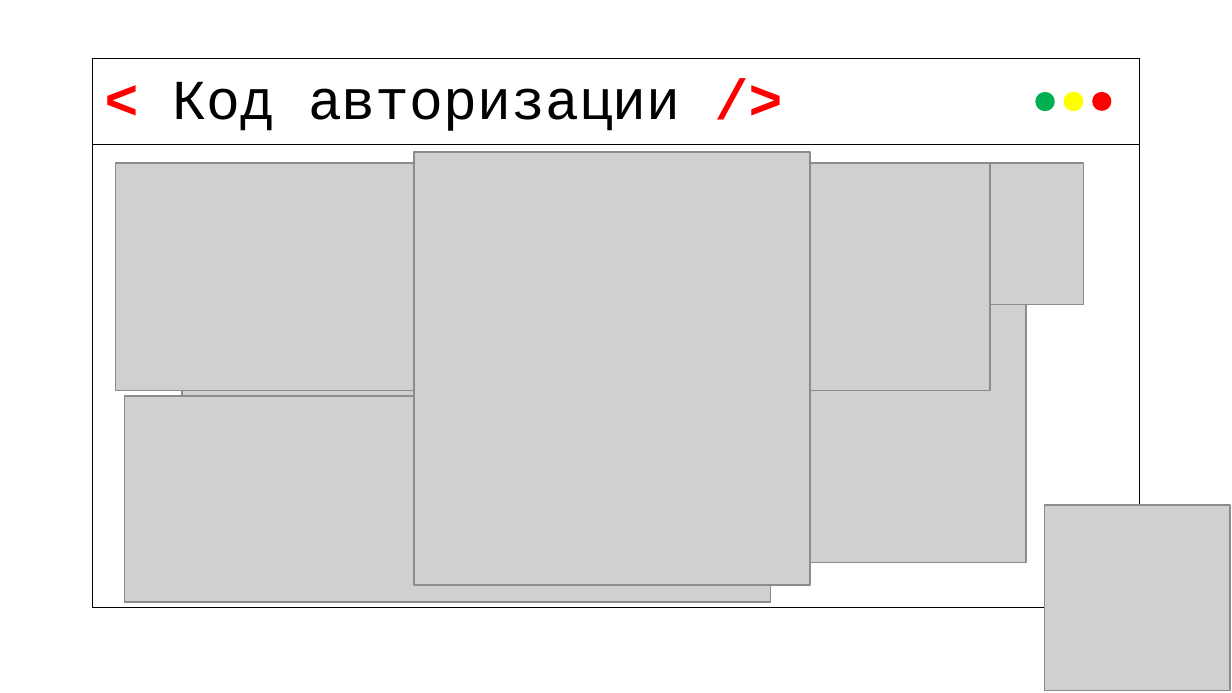
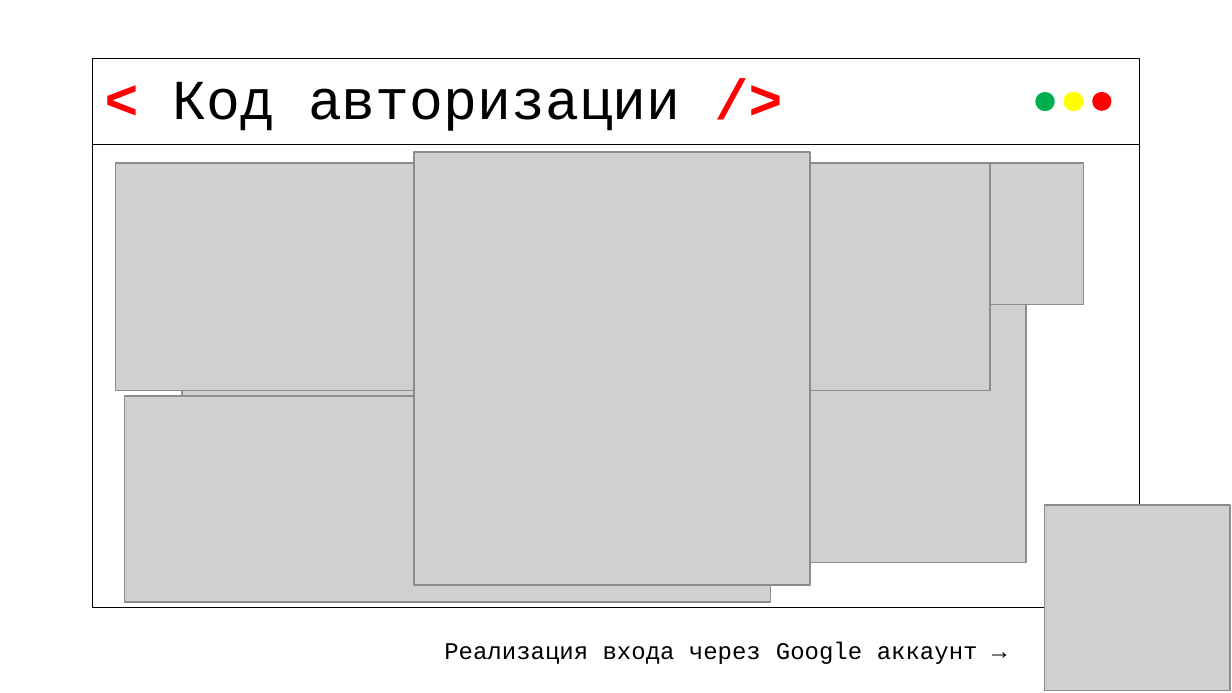
Before and after one commit to Vaynbaum/lecture-oauth, a slide deck: slide 15 of lecture.pptx. Drawn at 1232x693 pixels with LibreOffice and Linux fonts; fonts in the diff are those of the drawing; grey boxes stand for pictures. Boxes give left, top, right and bottom in pixels: in the first picture for what was removed or moved away, otherwise in the second. Text is boxed around its words. In the diff, an @@ line names an element or a change of style, - is before the commit and + after.

```diff
--- a/lecture.pptx
+++ b/lecture.pptx
@@ text added at (444,642,978,664), 14 pt, text #000000 @@
+Реализация входа через Google аккаунт →
```
Also in this commit, not shown: 7 other slides changed.
